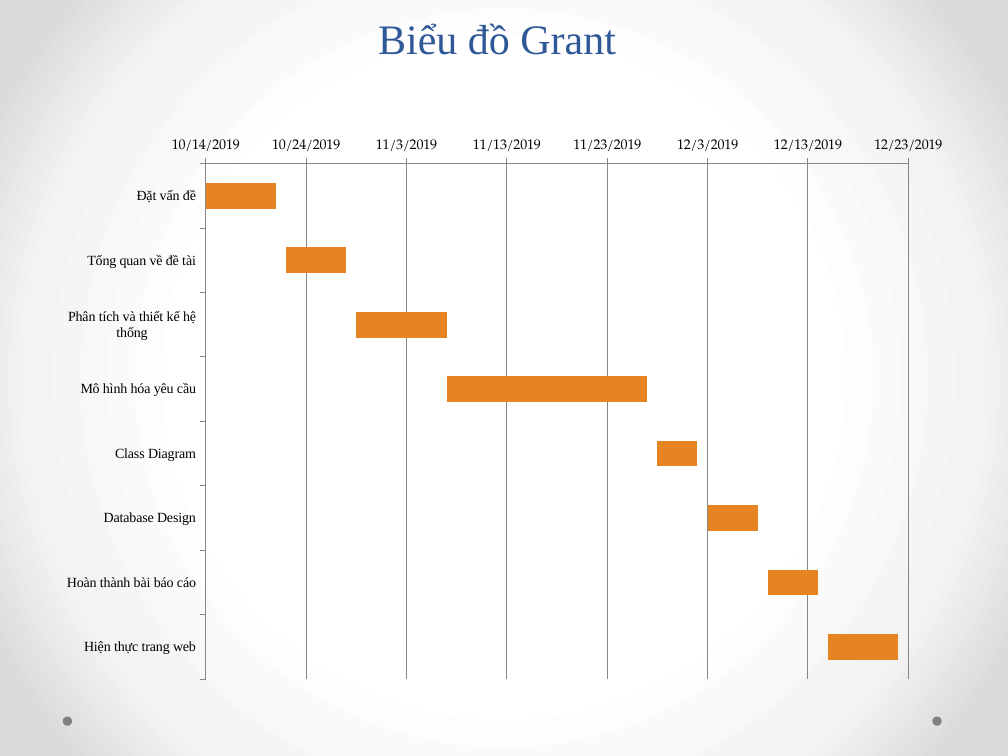
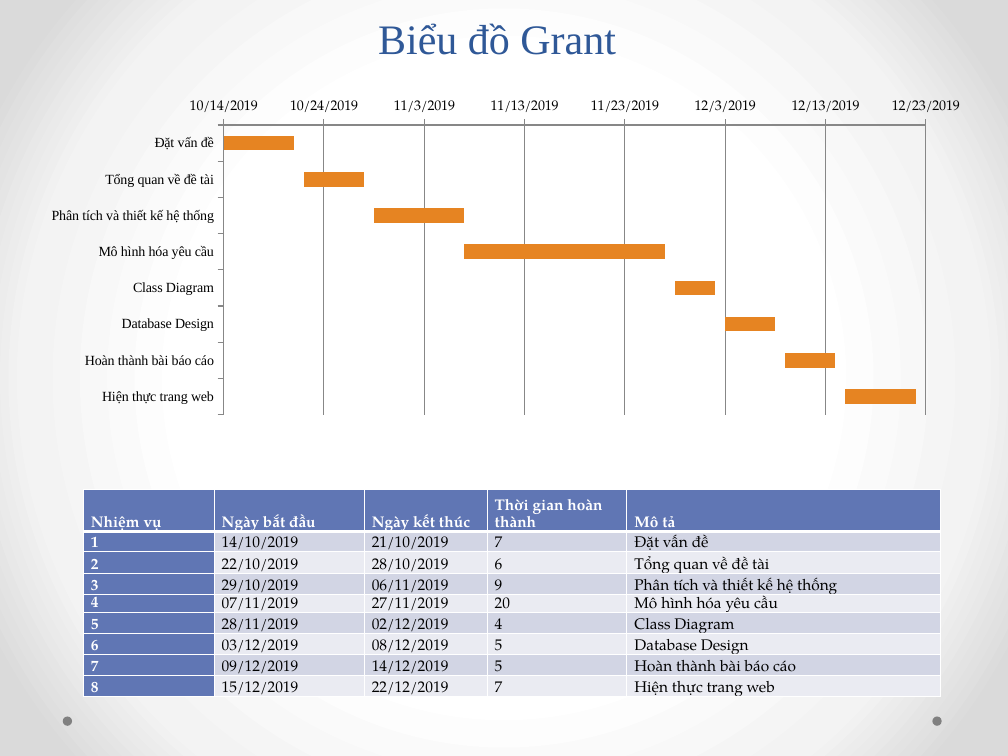
Before and after one commit to ltn290999/hethongthongtin, a slide deck: slide 5 of baocao.pptx. Drawn at 1008x756 pixels with LibreOffice and Linux fonts; fonts in the diff are those of the drawing. Boxes give left, top, right and bottom in pixels: in the first picture for what was removed or moved away, otherwise in the second. Text is boxed around its words. In the diff, an @@ line names an element or a change of style, - is before the commit and + after.

```diff
--- a/baocao.pptx
+++ b/baocao.pptx
@@ bar stacked chart at (51,69,967,416) @@
@@ plot area changed @@
@@ bar stacked chart: place and size @@
-bar stacked chart at (43,60,959,679)
+bar stacked chart at (51,69,967,416)
@@ table added at (84,489,941,703), 9 rows, 5 columns @@
+Nhiệm vụ | Ngày bắt đầu | Ngày kết thúc | Thời gian hoàn thành | Mô tả
+1 | 14/10/2019 | 21/10/2019 | 7 | Đặt vấn đề
+2 | 22/10/2019 | 28/10/2019 | 6 | Tổng quan về đề tài
+3 | 29/10/2019 | 06/11/2019 | 9 | Phân tích và thiết kế hệ thống
+4 | 07/11/2019 | 27/11/2019 | 20 | Mô hình hóa yêu cầu
+5 | 28/11/2019 | 02/12/2019 | 4 | Class Diagram
+6 | 03/12/2019 | 08/12/2019 | 5 | Database Design
+7 | 09/12/2019 | 14/12/2019 | 5 | Hoàn thành bài báo cáo
+8 | 15/12/2019 | 22/12/2019 | 7 | Hiện thực trang web
```
Also in this commit, not shown: 1 other slide changed, 1 other file.
